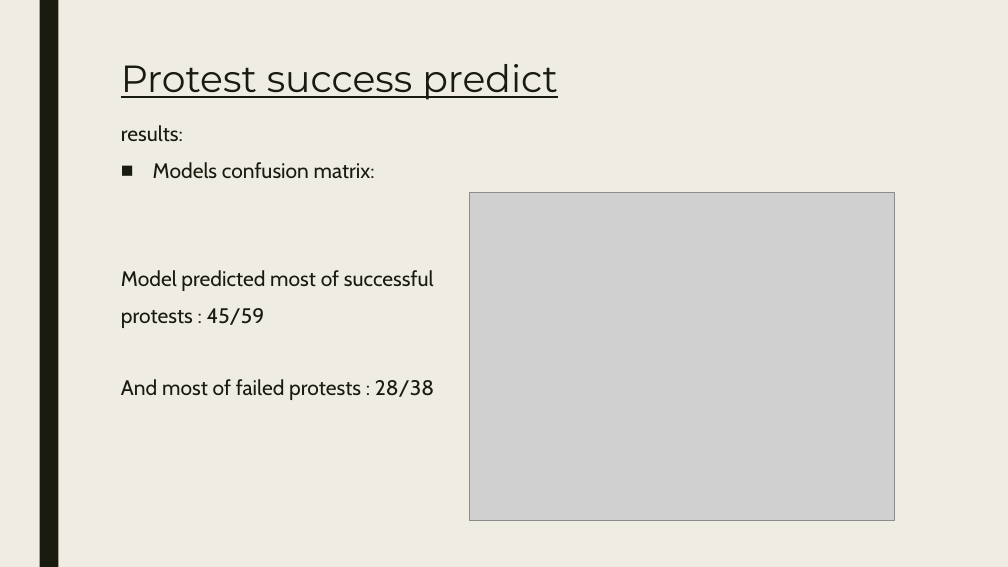
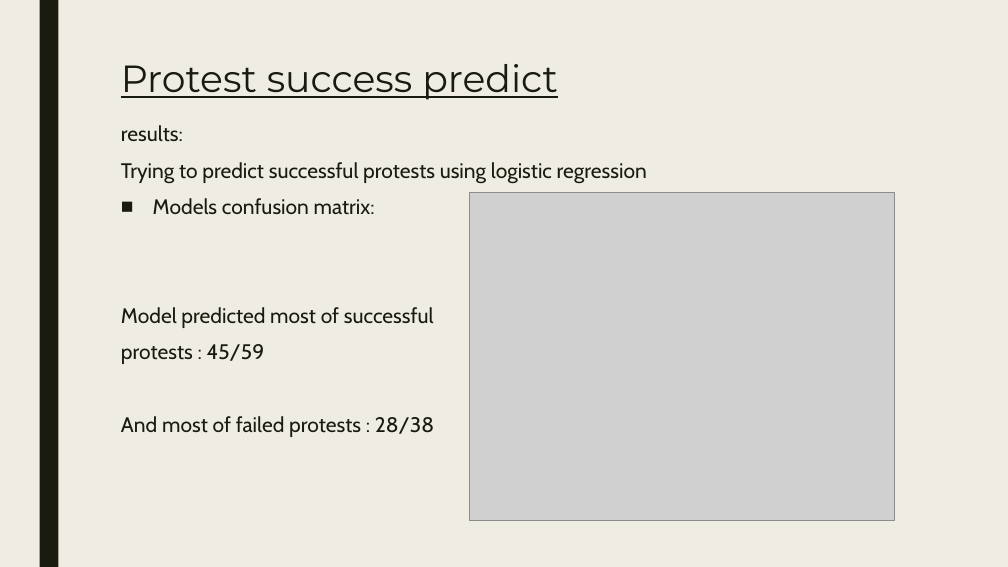
Before and after one commit to Dimnir/Protests, a slide deck: slide 16 of Presentation.pptx. Drawn at 1008x567 pixels with LibreOffice and Linux fonts; fonts in the diff are those of the drawing; grey boxes stand for pictures. Boxes give left, top, right and bottom in pixels: in the first picture for what was removed or moved away, otherwise in the second. Text is boxed around its words. In the diff, an @@ line names an element or a change of style, - is before the commit and + after.

```diff
--- a/Presentation.pptx
+++ b/Presentation.pptx
@@ text at (x1=121, y1=162, x2=647, y2=184): paragraph added @@
+Trying to predict successful protests using logistic regression
```
Also in this commit, not shown: 1 other slide changed.
